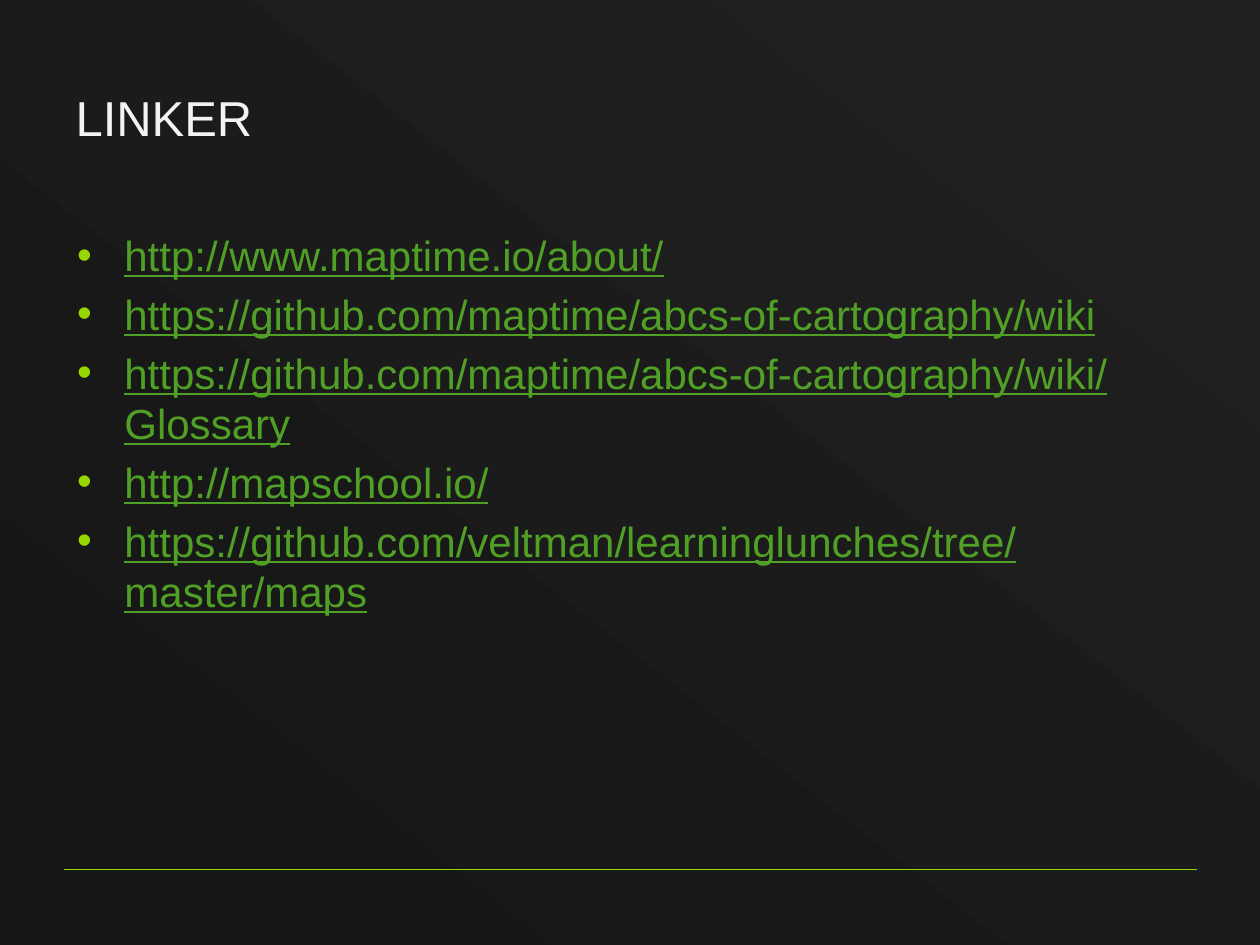
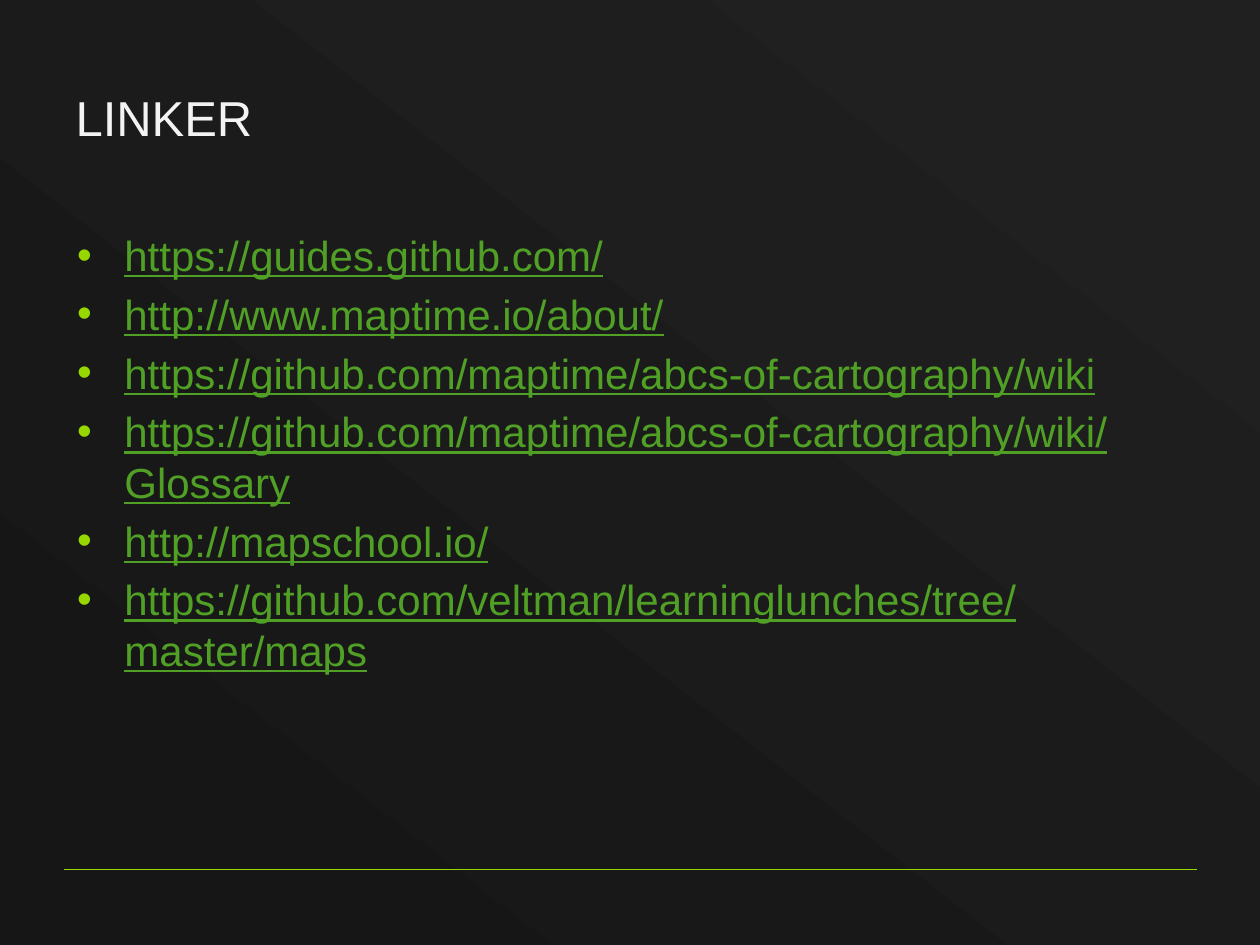
Before and after one commit to alexanno/kartkompetanse, a slide deck: slide 2 of presentasjoner/kartografikurs-bergen-2014/Nasjonal_kartkompetanse.pptx. Drawn at 1260x945 pixels with LibreOffice and Linux fonts; fonts in the diff are those of the drawing; background and template pictures are left out. Boxes give left, top, right and bottom in pixels: in the first picture for what was removed or moved away, otherwise in the second. Text is boxed around its words. In the diff, an @@ line names an element or a change of style, - is before the commit and + after.

Commit message:
ppt-update

```diff
--- a/presentasjoner/kartografikurs-bergen-2014/Nasjonal_kartkompetanse.pptx
+++ b/presentasjoner/kartografikurs-bergen-2014/Nasjonal_kartkompetanse.pptx
@@ text at (124, 240, 602, 280): paragraph added @@
+• https://guides.github.com/
```
